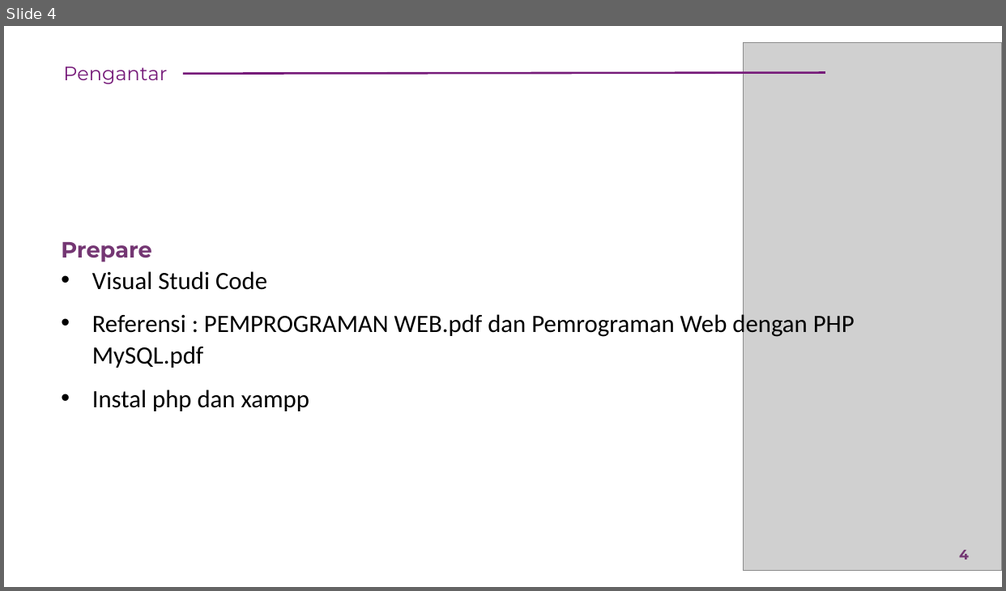
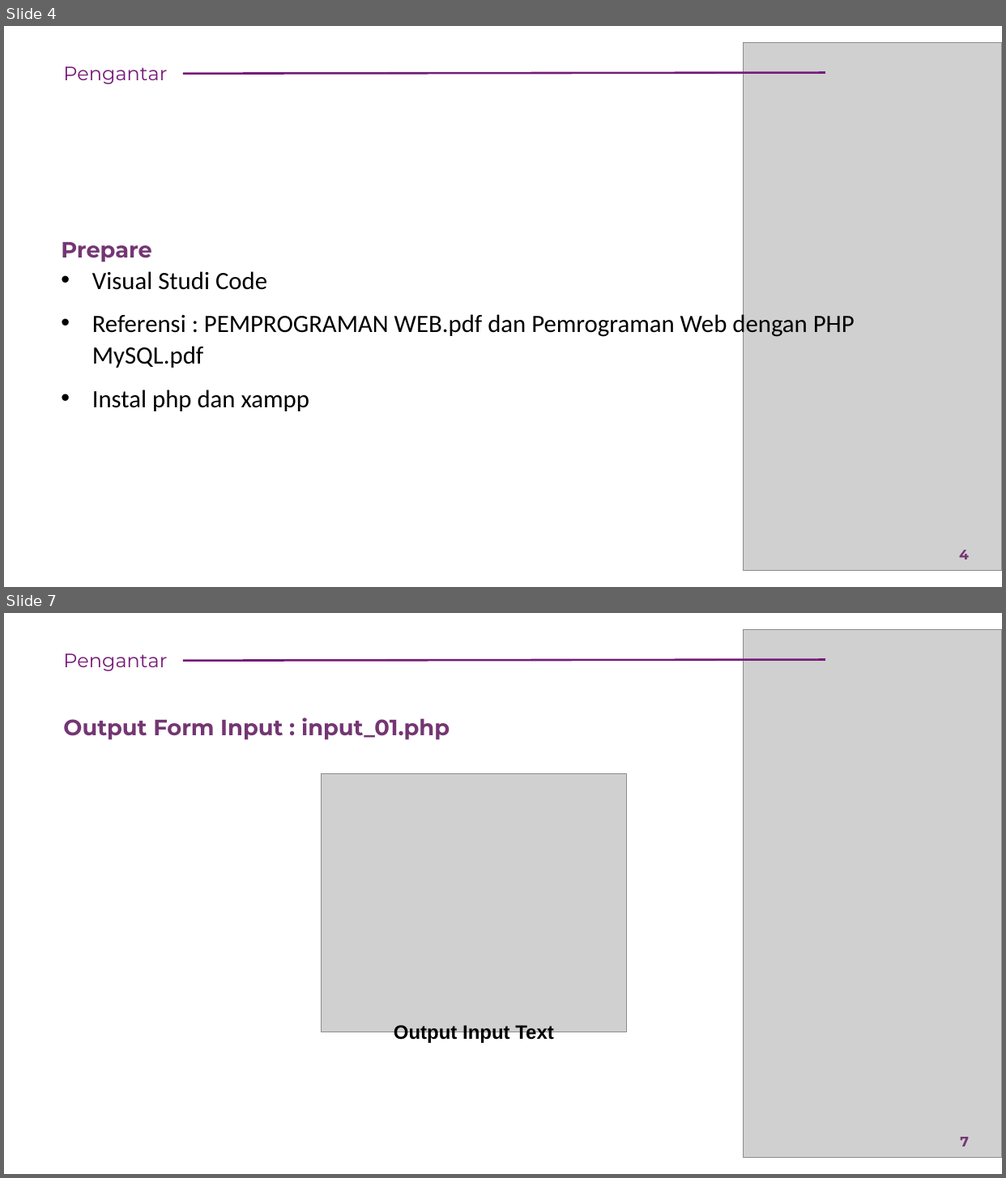
Before and after one commit to rikialdi/pemprograman-web-2022, a slide deck: Materi/Pertemuan - 12.pptx. Shown one above the other, each under a label of ours: slide 4 before the commit, slides 4 and 7 after it; the slides between them are not shown. The pictures are 1006x591 and 1006x1178 pixels, drawn with LibreOffice and Linux fonts; fonts in the diff are those of the drawing; grey boxes stand for pictures. Boxes give left, top, right and bottom in pixels: in the first picture for what was removed or moved away, otherwise in the second. Text is boxed around its words. In the diff, an @@ line names an element or a change of style, - is before the commit and + after.

```diff
--- a/Materi/Pertemuan - 12.pptx
+++ b/Materi/Pertemuan - 12.pptx
@@ slide 7 added at bbox=[4, 613, 1002, 1174], background #FFFFFF @@
@@ picture added at bbox=[744, 630, 1002, 1158] @@
@@ text added at bbox=[63, 653, 167, 671], 14 pt, text #761A79 @@
+Pengantar
@@ line added from (825, 660) to (183, 661), #761A79 1.5 pt @@
@@ text added at bbox=[63, 717, 450, 740], 16 pt, text #743673, bold @@
+Output Form Input : input_01.php
@@ picture added at bbox=[322, 773, 627, 1031] @@
@@ text added at bbox=[394, 1025, 554, 1044], 14 pt, text #000000, bold @@
+Output Input Text
@@ page number added at bbox=[960, 1137, 969, 1147], 10 pt, text #733572, bold @@
+7
```
Also in this commit, not shown: 2 slides changed, 6 other slides added, 8 slides removed, 41 other files.
